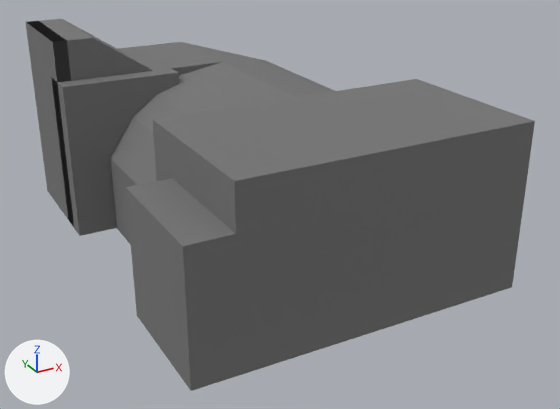
What one commit did to the Blender file DungeonGame/res/level/room/level1/storage_room/storage_room.blend.
The view is the same before and after, from a 50 mm camera at (-4.25, -22.15, 8.95) aimed at (4.4, -6.43, 1.09). Lighting does not change. The marker at lower left points along +X, +Y and +Z.

The first picture shows 'ArchBig', 'DoorwayCover0 Collider', 'DoorwayCover1', 'SeparatingWall', 'Stairs Collider', 'Walls'.
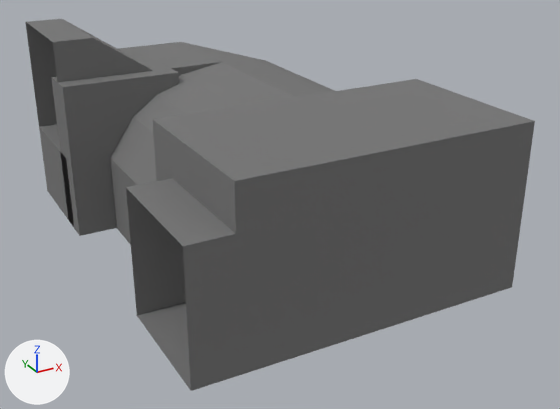
Location of each change, (x1, y1, x2, y2) in pixels of the pictures (560 x 409 px):
'DoorwayCover1', hidden: before (126, 188, 191, 390)
'DoorwayCover0 Collider', deleted: before (26, 23, 71, 158)

Edits to the bpy script that builds the scene:
```text
Remove ob_doorwaycover0_collider:
    ob_doorwaycover0_collider = bpy.data.objects.new('DoorwayCover0 Collider', me_plane_003)
    ob_doorwaycover0_collider.location = (0.0, 0.0, 0.0)
Change ob_doorwaycover1:
    add ob_doorwaycover1.hide_set(True)  # its collection is switched off
```
